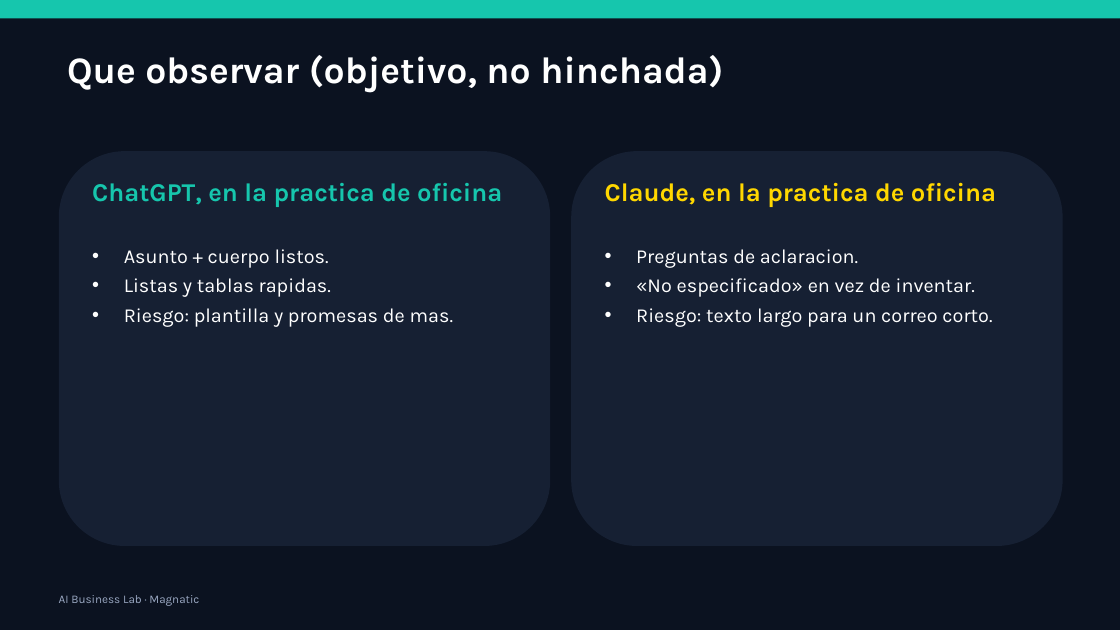
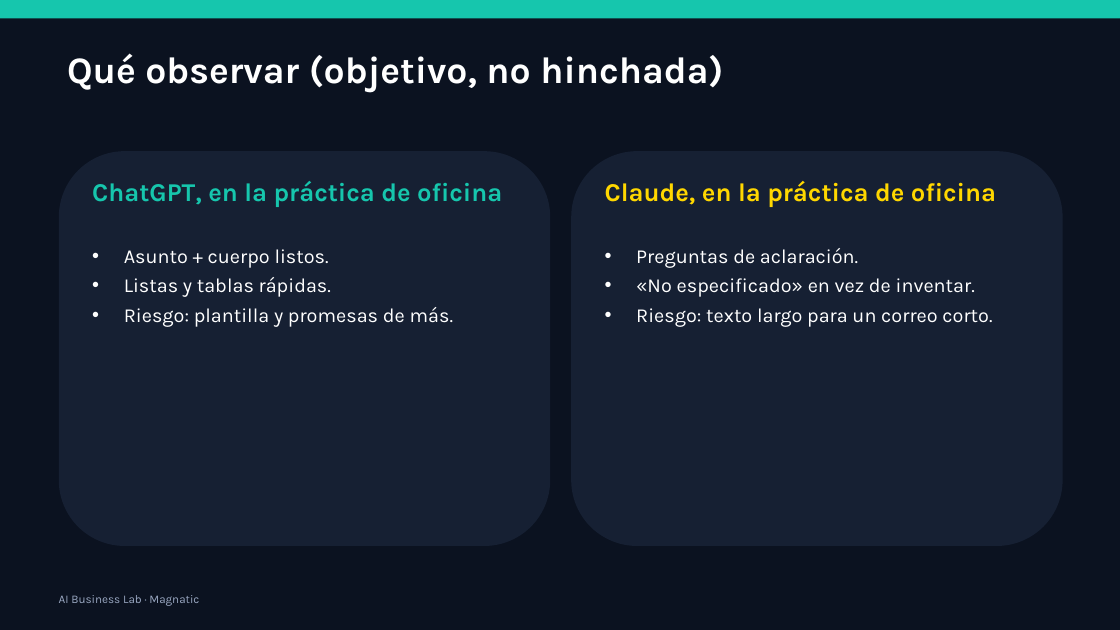
Before and after one commit to xander0408/CURSOS, a slide deck: slide 68 of AI-Business-Lab-Presentacion.pptx. Drawn at 1120x630 pixels with LibreOffice and Linux fonts; fonts in the diff are those of the drawing. Boxes give left, top, right and bottom in pixels: in the first picture for what was removed or moved away, otherwise in the second. Text is boxed around its words. In the diff, an @@ line names an element or a change of style, - is before the commit and + after.

```diff
--- a/AI-Business-Lab-Presentacion.pptx
+++ b/AI-Business-Lab-Presentacion.pptx
@@ text at [67,53,723,93]: text changed @@
-Que observar (objetivo, no hinchada)
+Qué observar (objetivo, no hinchada)
@@ text at [92,181,502,207]: text changed @@
-ChatGPT, en la practica de oficina
+ChatGPT, en la práctica de oficina
@@ text at [605,181,996,207]: text changed @@
-Claude, en la practica de oficina
+Claude, en la práctica de oficina
@@ text at [636,248,858,268]: text changed @@
-• Preguntas de aclaracion.
+• Preguntas de aclaración.
@@ text at [124,277,454,327]: text changed @@
-• Listas y tablas rapidas.
-• Riesgo: plantilla y promesas de mas.
+• Listas y tablas rápidas.
+• Riesgo: plantilla y promesas de más.
```
Also in this commit, not shown: 56 other slides changed, 27 other files.
